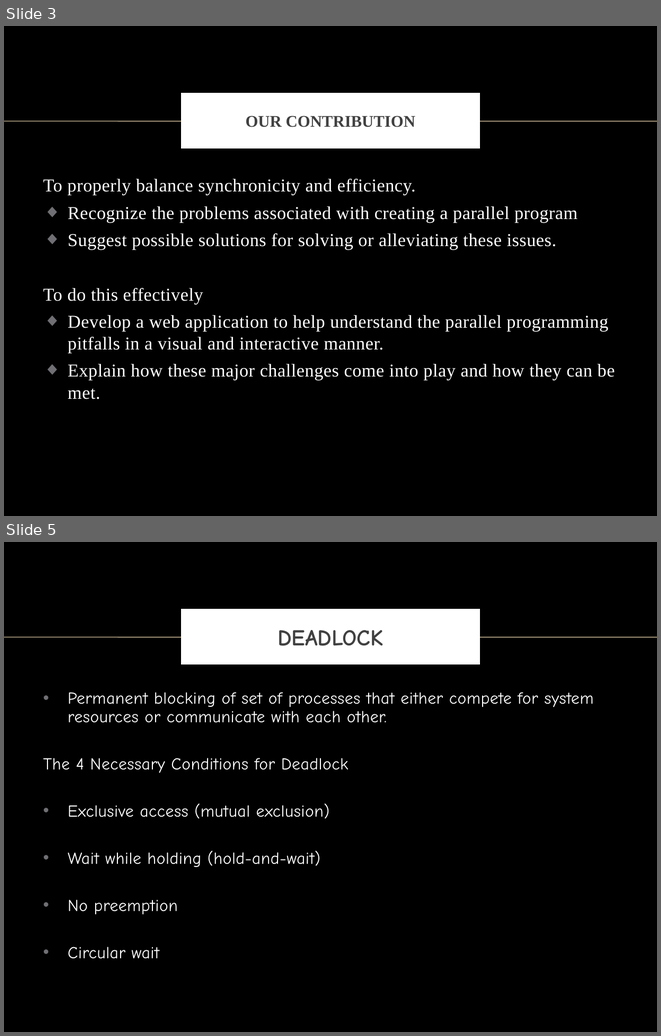
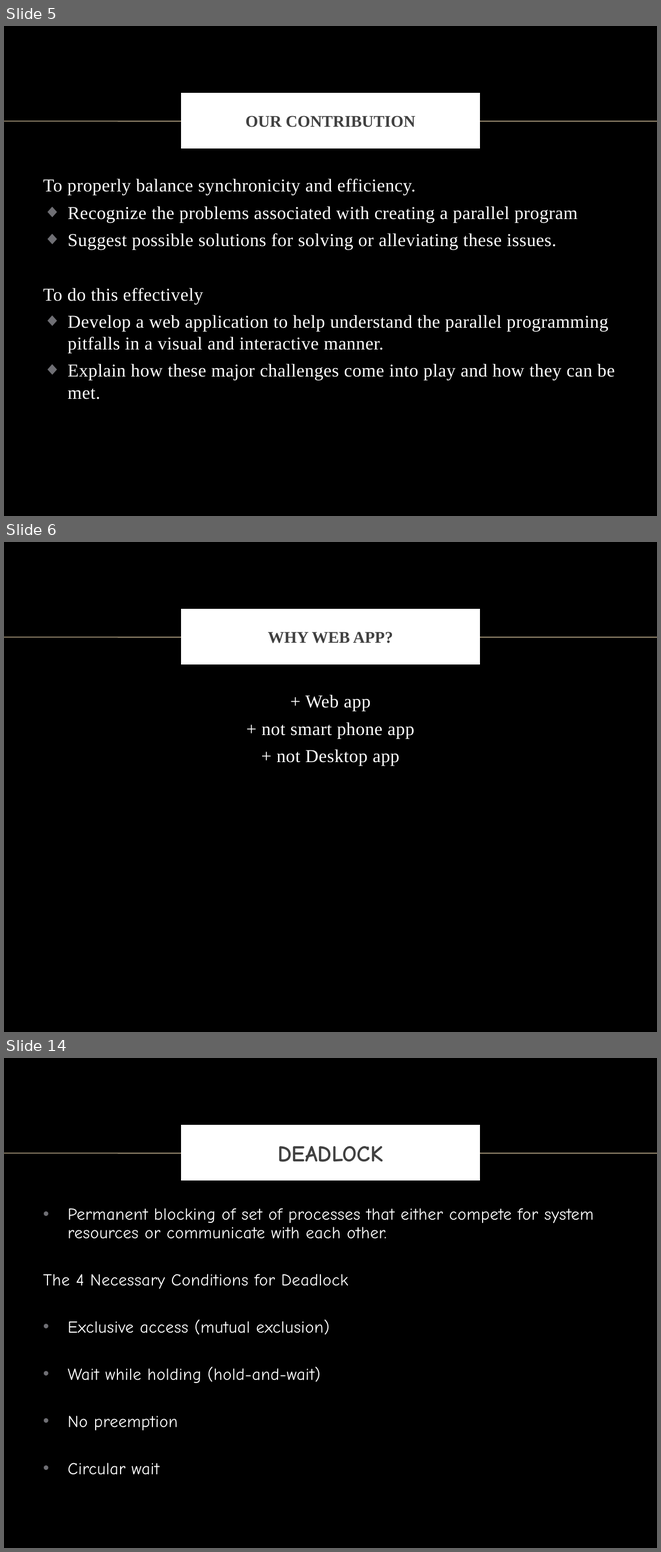
Before and after one commit to vong-srey/Paravantage, a slide deck: Presentation.pptx. Shown one above the other, each under a label of ours: slides 3 and 5 before the commit, slides 5, 6 and 14 after it; the slides between them are not shown. The pictures are 661x1036 and 661x1552 pixels, drawn with LibreOffice and Linux fonts; fonts in the diff are those of the drawing; background and template pictures are left out. Boxes give left, top, right and bottom in pixels: in the first picture for what was removed or moved away, otherwise in the second. Text is boxed around its words. In the diff, an @@ line names an element or a change of style, - is before the commit and + after.

```diff
--- a/Presentation.pptx
+++ b/Presentation.pptx
@@ slide 6 added at box(4, 542, 657, 1032), background picture (left out); not listed: 1 template element that a slide beside it also shows @@
@@ title added at box(184, 612, 477, 662), fill #FFFFFF, outline #FFFFFF 6 pt, 18 pt, text #404040, bold @@
+WHY WEB APP?
@@ text added at box(262, 695, 415, 766), 20 pt, text #FFFFFF @@
++ Web app
++ not smart phone app
++ not Desktop app
@@ what was slide 3 is now slide 5 @@
@@ what was slide 5 is now slide 14 @@
```
Also in this commit, not shown: 1 slide changed, 8 other slides added.
